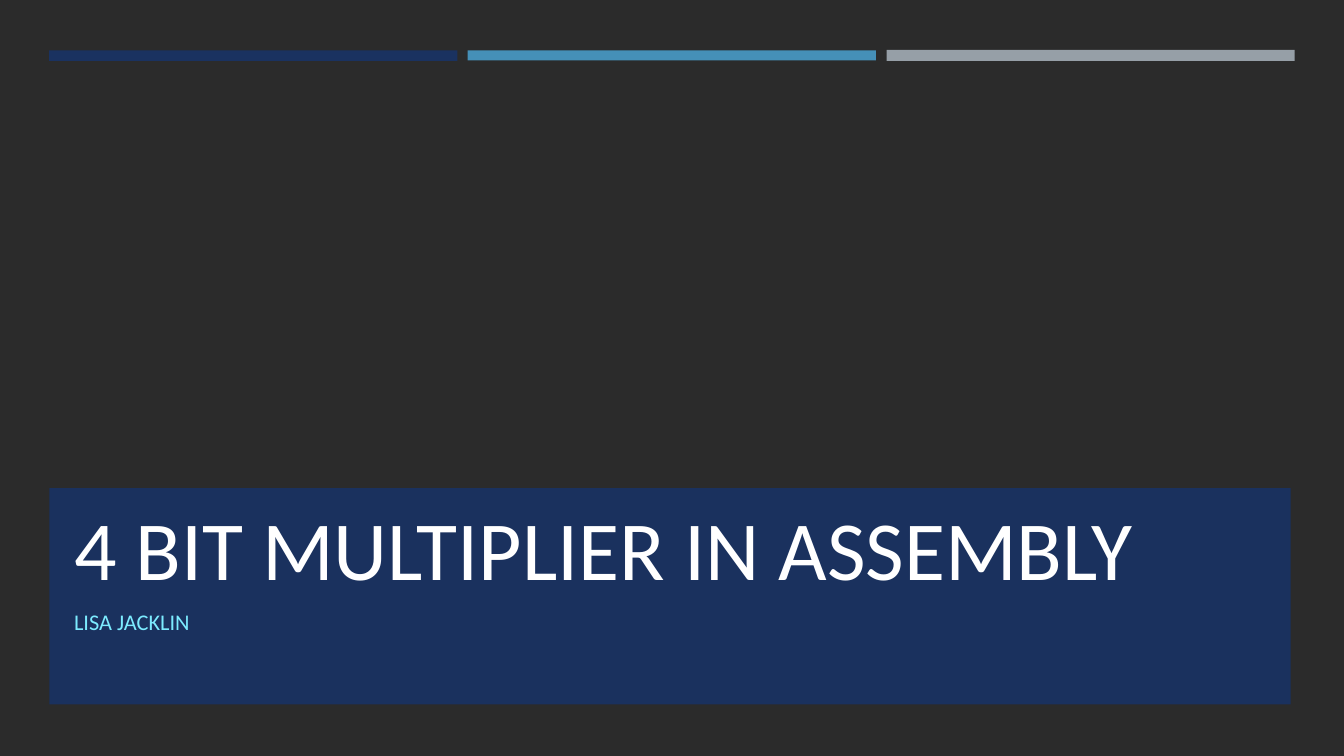
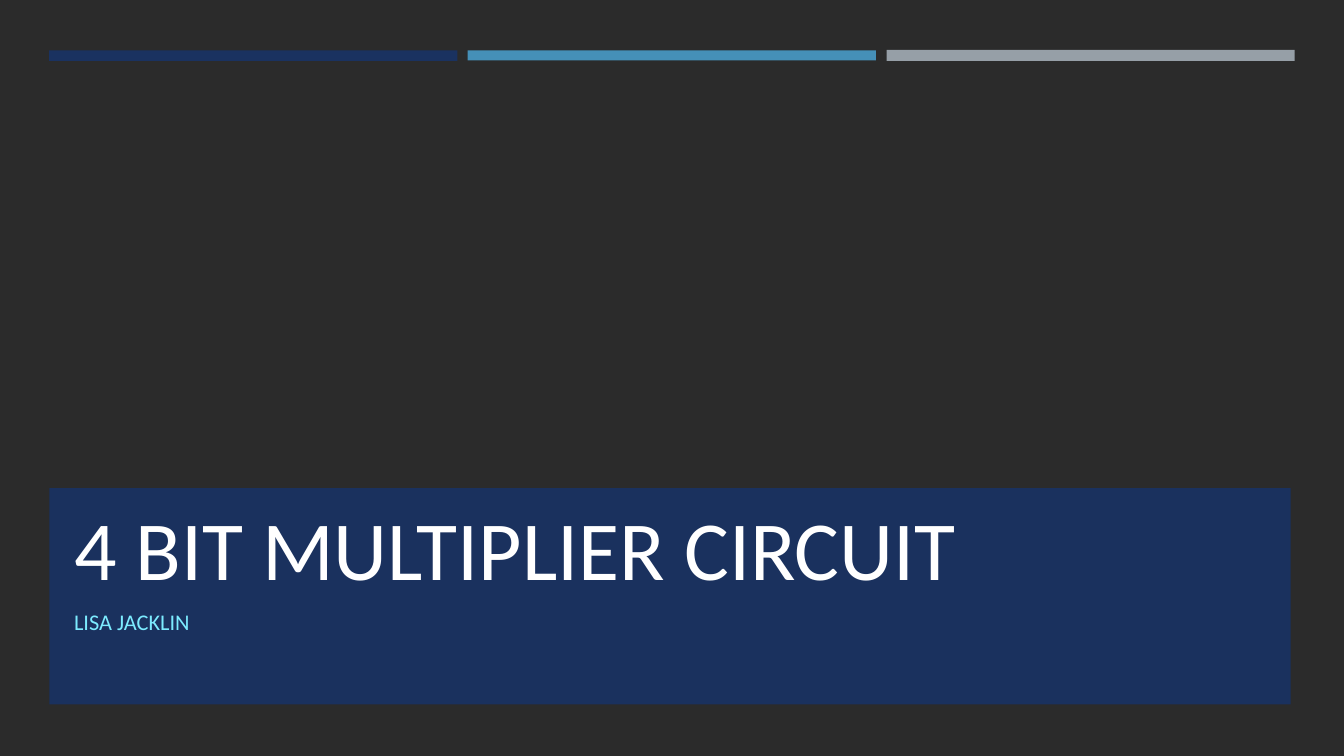
Before and after one commit to LisaJacklin/CS301_Project, a slide deck: slide 1 of CS301_ProjectPresentation.pptx. Drawn at 1344x756 pixels with LibreOffice and Linux fonts; fonts in the diff are those of the drawing; background and template pictures are left out; a plain dark background stands for a picture behind light text. Boxes give left, top, right and bottom in pixels: in the first picture for what was removed or moved away, otherwise in the second. Text is boxed around its words. In the diff, an @@ line names an element or a change of style, - is before the commit and + after.

```diff
--- a/CS301_ProjectPresentation.pptx
+++ b/CS301_ProjectPresentation.pptx
@@ title at <box>74,525,955,581</box>: text changed @@
-4 BIT MULTIPLIER IN ASSEMBLY
+4 BIT MULTIPLIER CIRCUIT
```
Also in this commit, not shown: 2 other slides changed, 9 slides added, 2 slides removed, 2 other files.
